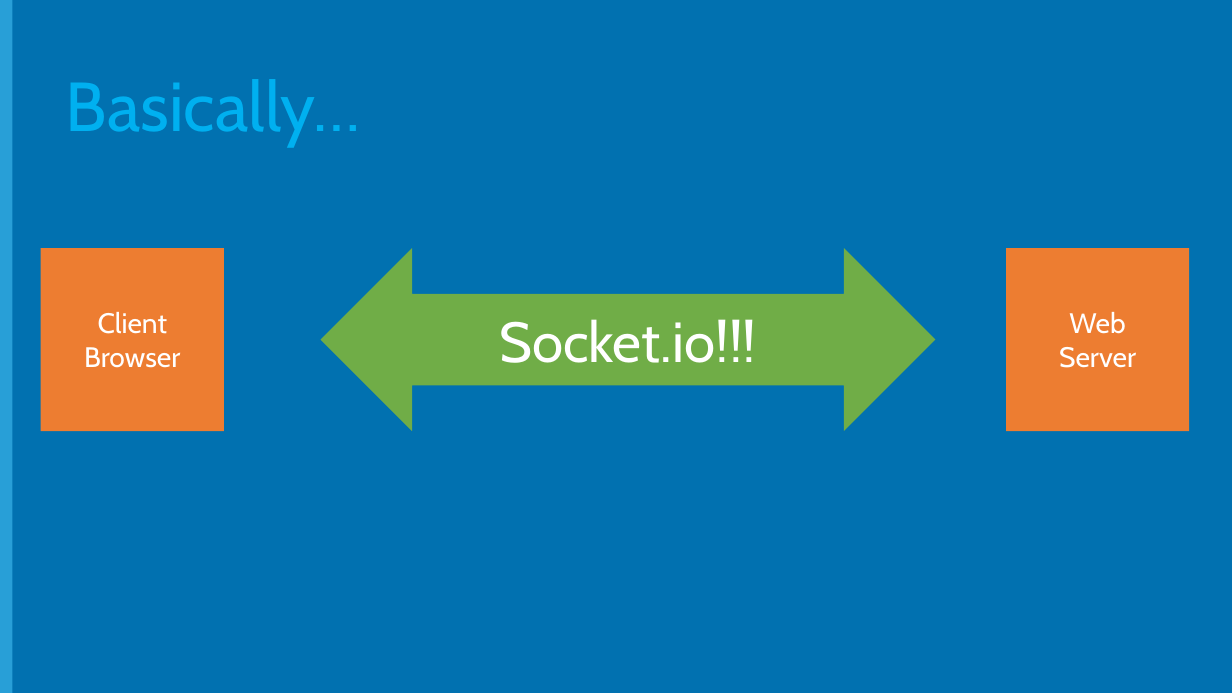
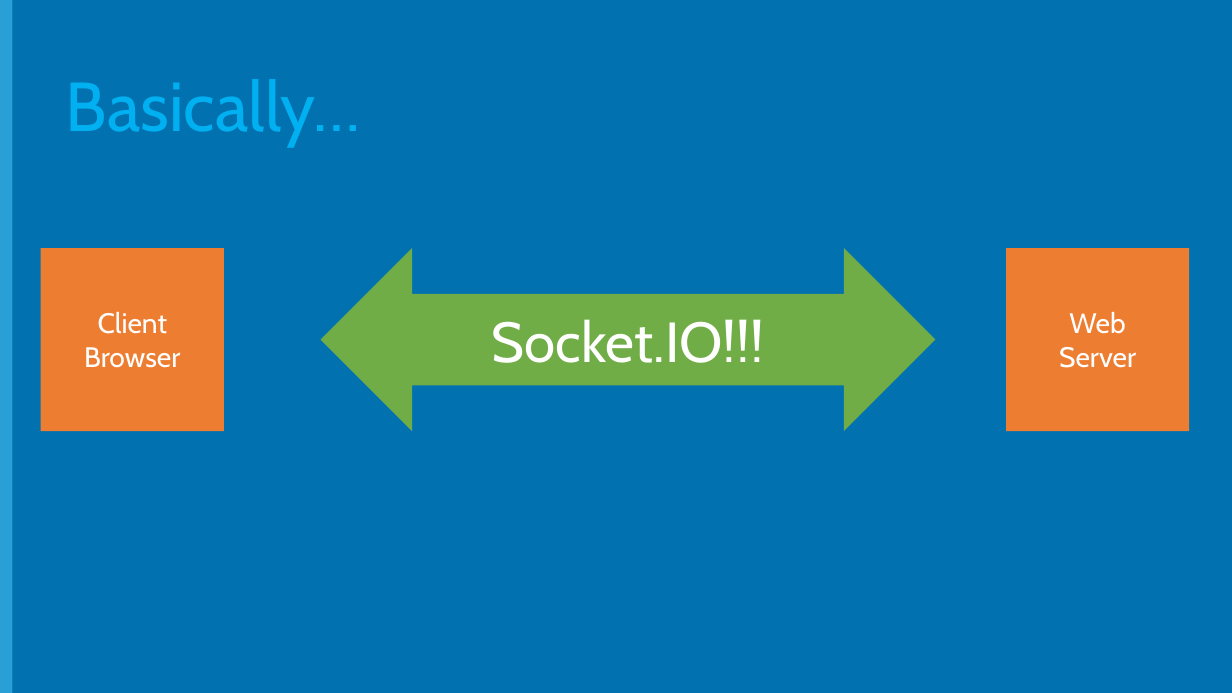
Before and after one commit to Microsoft-Web/NodeCamp, a slide deck: slide 7 of Presentation/ConnectingFrontAndBack/ConnectingFrontAndBack.pptx. Drawn at 1232x693 pixels with LibreOffice and Linux fonts; fonts in the diff are those of the drawing; background and template pictures are left out. Boxes give left, top, right and bottom in pixels: in the first picture for what was removed or moved away, otherwise in the second. Text is boxed around its words. In the diff, an @@ line names an element or a change of style, - is before the commit and + after.

```diff
--- a/Presentation/ConnectingFrontAndBack/ConnectingFrontAndBack.pptx
+++ b/Presentation/ConnectingFrontAndBack/ConnectingFrontAndBack.pptx
@@ text in left right arrow at bbox=[492, 319, 764, 363]: text changed @@
-Socket.io!!!
+Socket.IO!!!
```
Also in this commit, not shown: 6 other slides changed, 4 other files.
